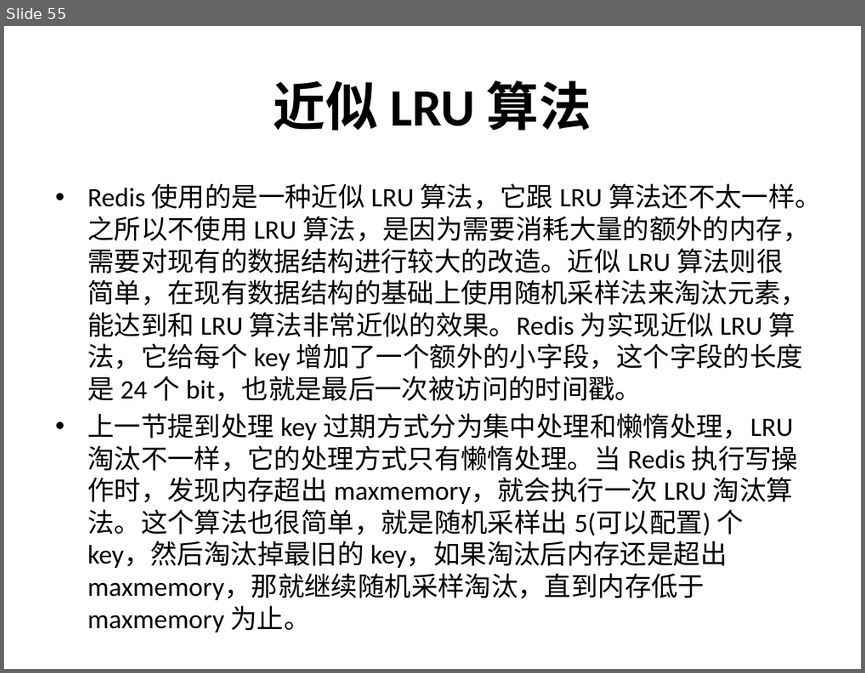
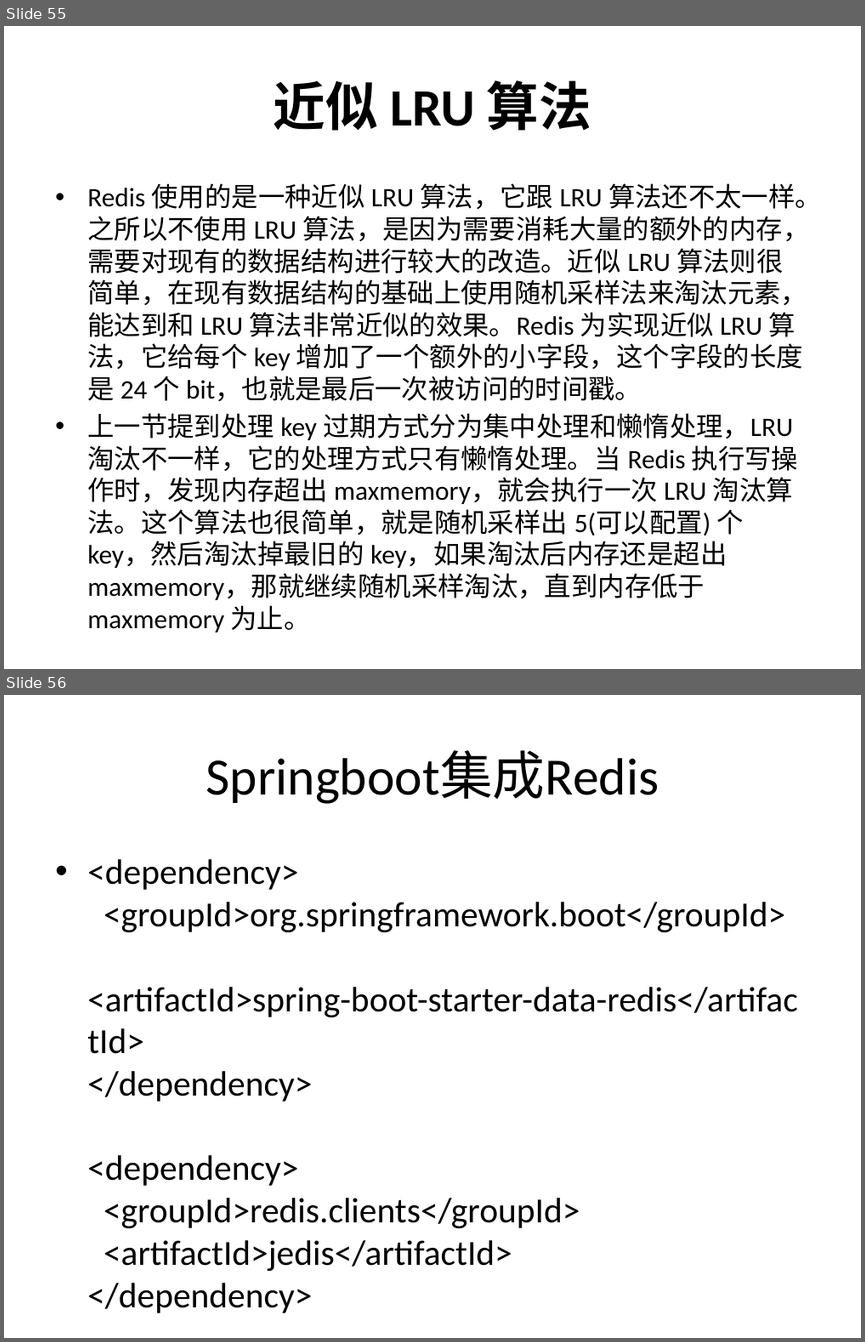
Before and after one commit to airuitian/MicroService, a slide deck: middlerware/Redis介绍及实战.pptx. Shown one above the other, each under a label of ours: slide 55 before the commit, slides 55 and 56 after it. The pictures are 865x673 and 865x1342 pixels, drawn with LibreOffice and Linux fonts; fonts in the diff are those of the drawing. Boxes give left, top, right and bottom in pixels: in the first picture for what was removed or moved away, otherwise in the second. Text is boxed around its words. In the diff, an @@ line names an element or a change of style, - is before the commit and + after.

```diff
--- a/middlerware/Redis介绍及实战.pptx
+++ b/middlerware/Redis介绍及实战.pptx
@@ slide 56 added at [4, 695, 861, 1338], background #FFFFFF @@
@@ title added at [206, 751, 659, 804], 44 pt, text #000000 @@
+Springboot集成Redis
@@ text added at [87, 859, 797, 1270], 29.6 pt, text #000000 @@
+• <dependency>
+  <groupId>org.springframework.boot</groupId>
+  <artifactId>spring-boot-starter-data-redis</artifactId>
+  </dependency>
+  <dependency>
+  <groupId>redis.clients</groupId>
+  <artifactId>jedis</artifactId>
+  </dependency>
```
Also in this commit, not shown: 1 slide changed, 3 other slides added, 1 slide removed, 8 other files.
